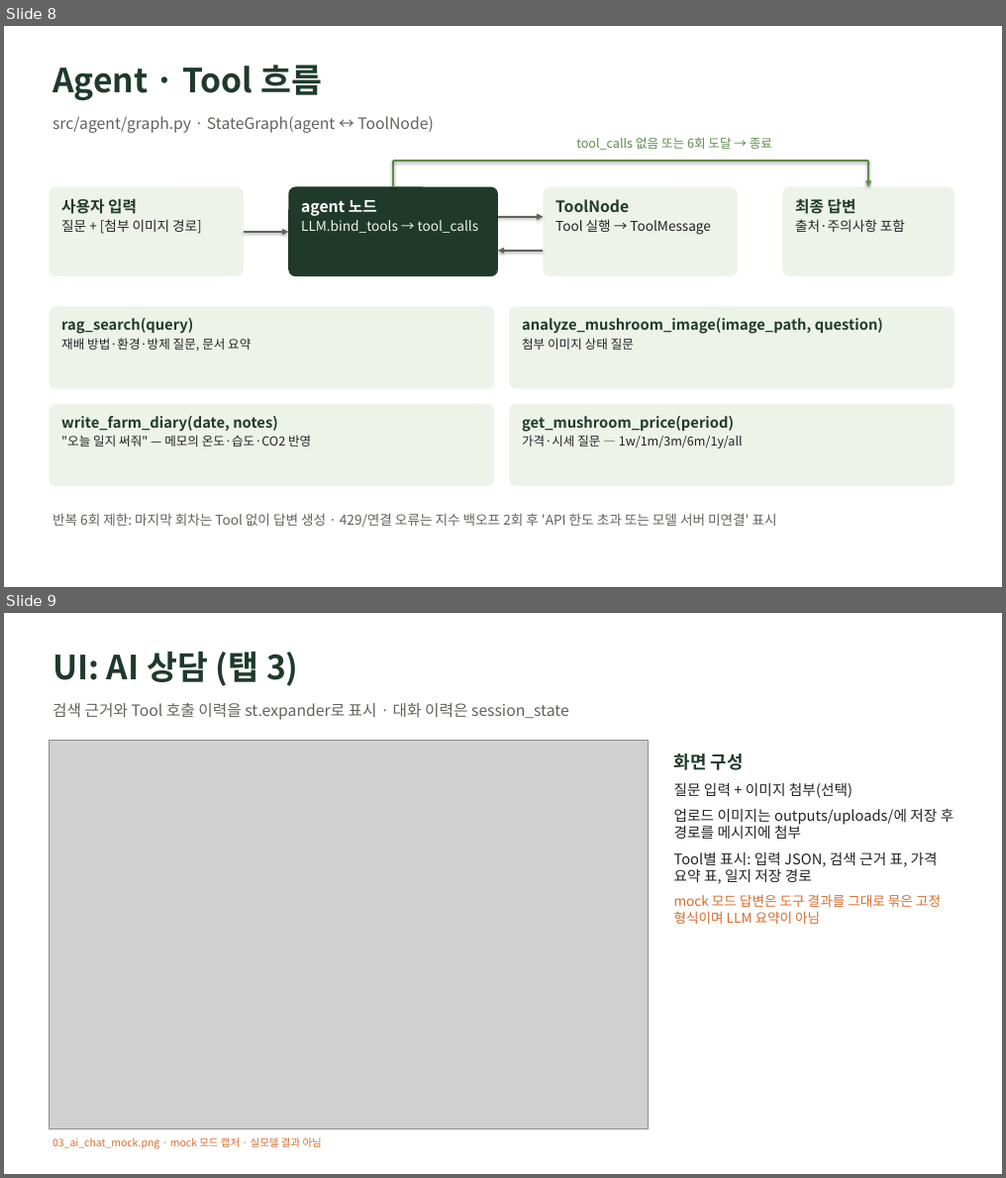
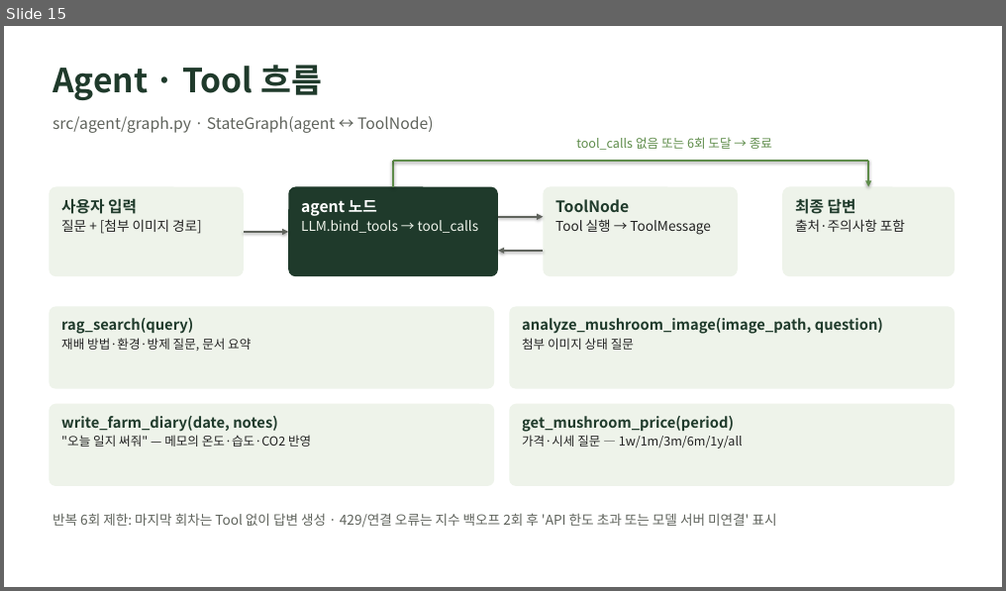
Before and after one commit to ruberduckdot/ICT-work, a slide deck: docs/발표자료.pptx. Shown one above the other, each under a label of ours: slides 8 and 9 before the commit, slide 15 after it. The pictures are 1006x1178 and 1006x591 pixels, drawn with LibreOffice and Linux fonts; fonts in the diff are those of the drawing; grey boxes stand for pictures. Boxes give left, top, right and bottom in pixels: in the first picture for what was removed or moved away, otherwise in the second. Text is boxed around its words. In the diff, an @@ line names an element or a change of style, - is before the commit and + after.

```diff
--- a/docs/발표자료.pptx
+++ b/docs/발표자료.pptx
@@ slide 9 removed at (4, 613, 1002, 1174), background #FFFFFF @@
@@ text removed at (53, 652, 299, 686) @@
-UI: AI 상담 (탭 3)
@@ text removed at (53, 703, 569, 720) @@
-검색 근거와 Tool 호출 이력을 st.expander로 표시 · 대화 이력은 session_state
@@ picture removed at (49, 741, 648, 1130) @@
@@ text removed at (674, 754, 954, 924) @@
-화면 구성
-질문 입력 + 이미지 첨부(선택)
-업로드 이미지는 outputs/uploads/에 저장 후 경로를 메시지에 첨부
-Tool별 표시: 입력 JSON, 검색 근거 표, 가격 요약 표, 일지 저장 경로
-mock 모드 답변은 도구 결과를 그대로 묶은 고정 형식이며 LLM 요약이 아님
@@ text removed at (53, 1138, 322, 1150) @@
-03_ai_chat_mock.png · mock 모드 캡처 · 실모델 결과 아님
@@ what was slide 8 is now slide 15 @@
```
Also in this commit, not shown: 2 slides changed, 10 slides added, 18 other files.
